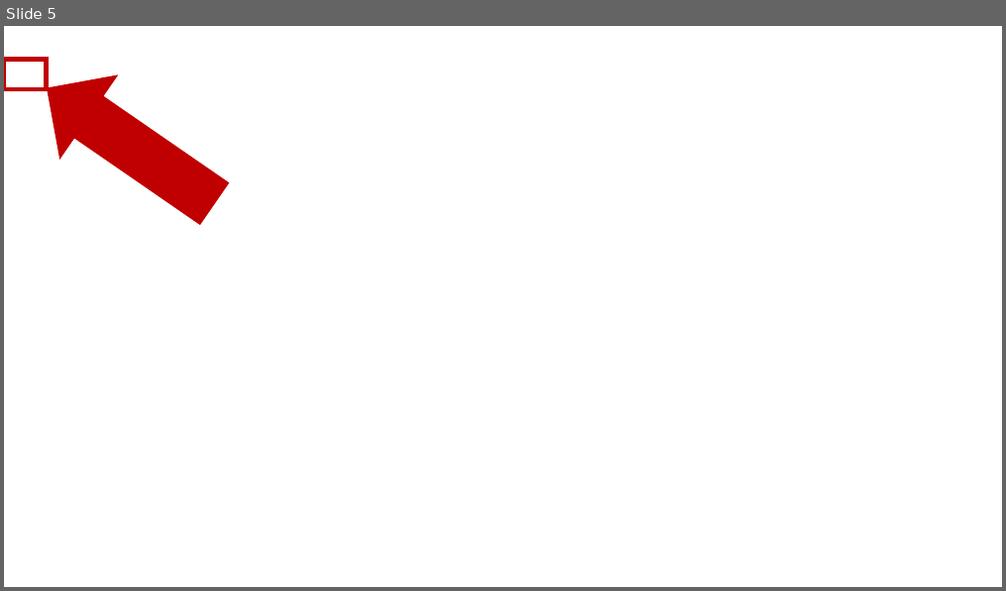
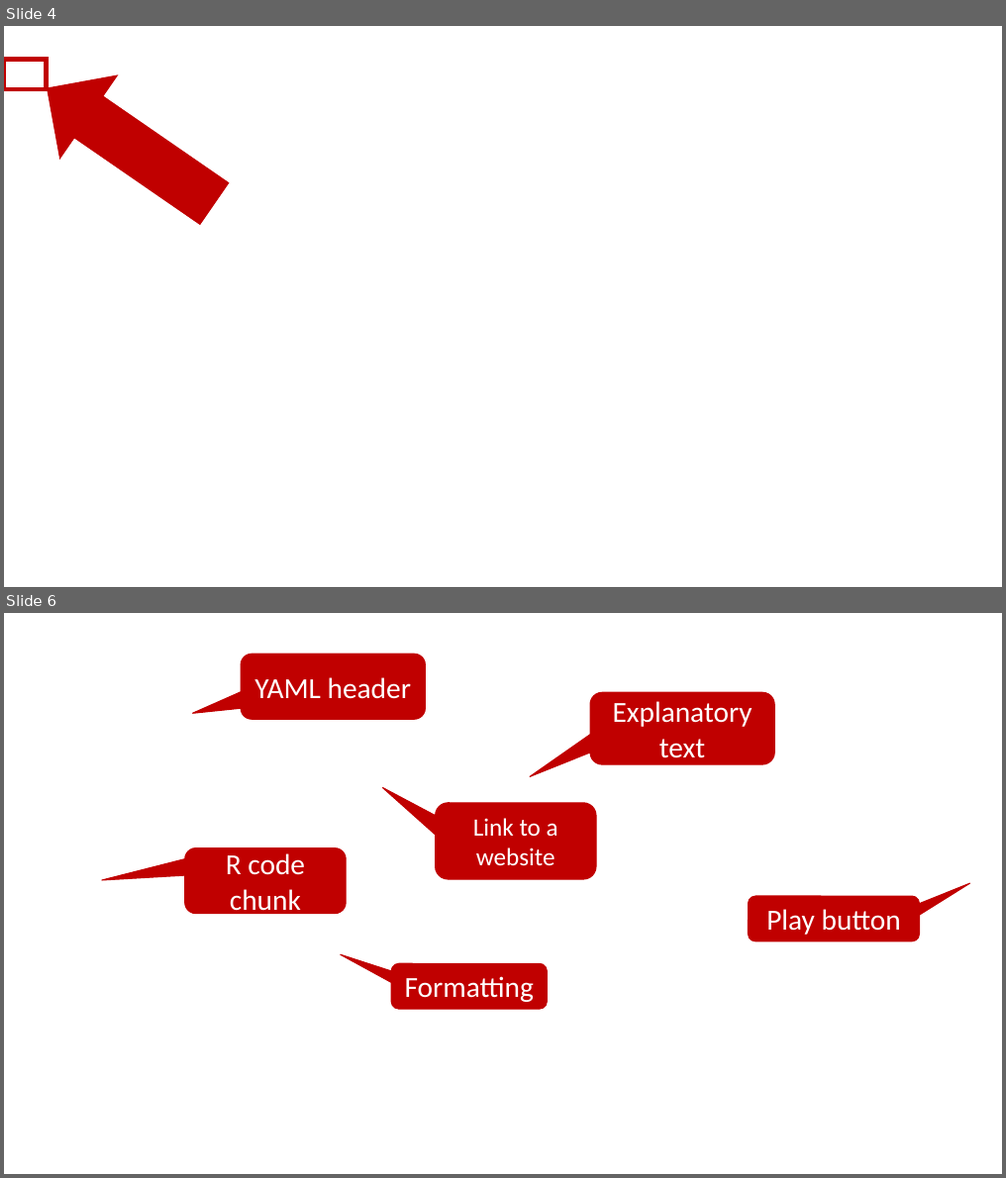
Before and after one commit to brad-cannell/r4epi, a slide deck: img/02_part_coding_tools_and_best_practices/03_r_markdown/r_markdown.pptx. Shown one above the other, each under a label of ours: slide 5 before the commit, slides 4 and 6 after it; the slides between them are not shown. The pictures are 1006x591 and 1006x1178 pixels, drawn with LibreOffice and Linux fonts; fonts in the diff are those of the drawing; background and template pictures are left out. Boxes give left, top, right and bottom in pixels: in the first picture for what was removed or moved away, otherwise in the second. Text is boxed around its words. In the diff, an @@ line names an element or a change of style, - is before the commit and + after.

```diff
--- a/img/02_part_coding_tools_and_best_practices/03_r_markdown/r_markdown.pptx
+++ b/img/02_part_coding_tools_and_best_practices/03_r_markdown/r_markdown.pptx
@@ slide 6 added at (4, 613, 1002, 1174), background picture (left out) @@
@@ rounded speech box added at (241, 655, 425, 719), fill #C00000, outline #C00000 1 pt, 28 pt, text #FFFFFF @@
+YAML header
@@ rounded speech box added at (590, 692, 774, 764), fill #C00000, outline #C00000 1 pt, 28 pt, text #FFFFFF @@
+Explanatory text
@@ rounded speech box added at (436, 803, 596, 879), fill #C00000, outline #C00000 1 pt, 24 pt, text #FFFFFF @@
+Link to a website
@@ rounded speech box added at (185, 848, 347, 913), fill #C00000, outline #C00000 1 pt, 28 pt, text #FFFFFF @@
+R code chunk
@@ rounded speech box added at (748, 896, 920, 942), fill #C00000, outline #C00000 1 pt, 28 pt, text #FFFFFF @@
+Play button
@@ rounded speech box added at (391, 964, 547, 1010), fill #C00000, outline #C00000 1 pt, 28 pt, text #FFFFFF @@
+Formatting
@@ what was slide 5 is now slide 4 @@
```
Also in this commit, not shown: 7 other slides added, 6 slides removed, 43 other files.
